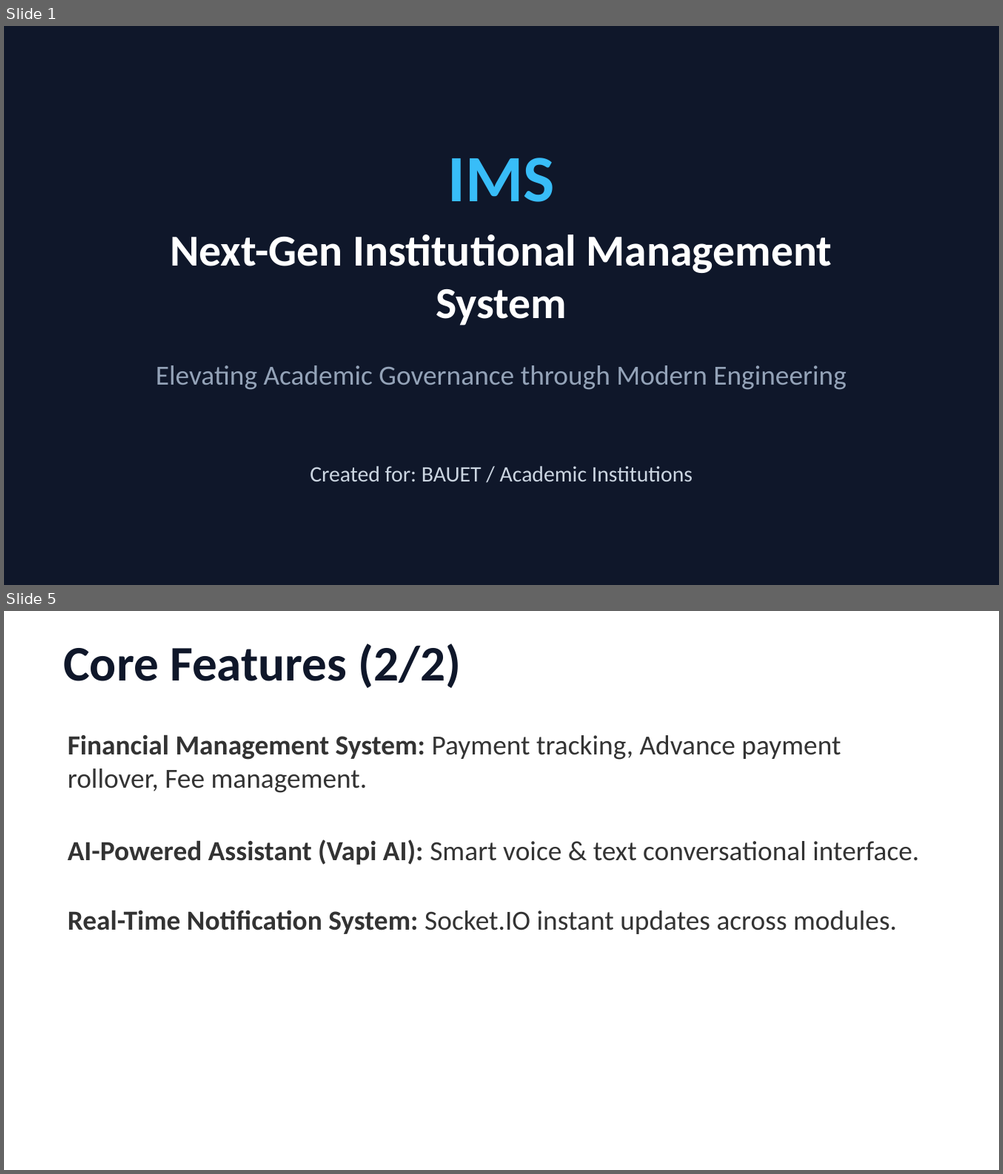
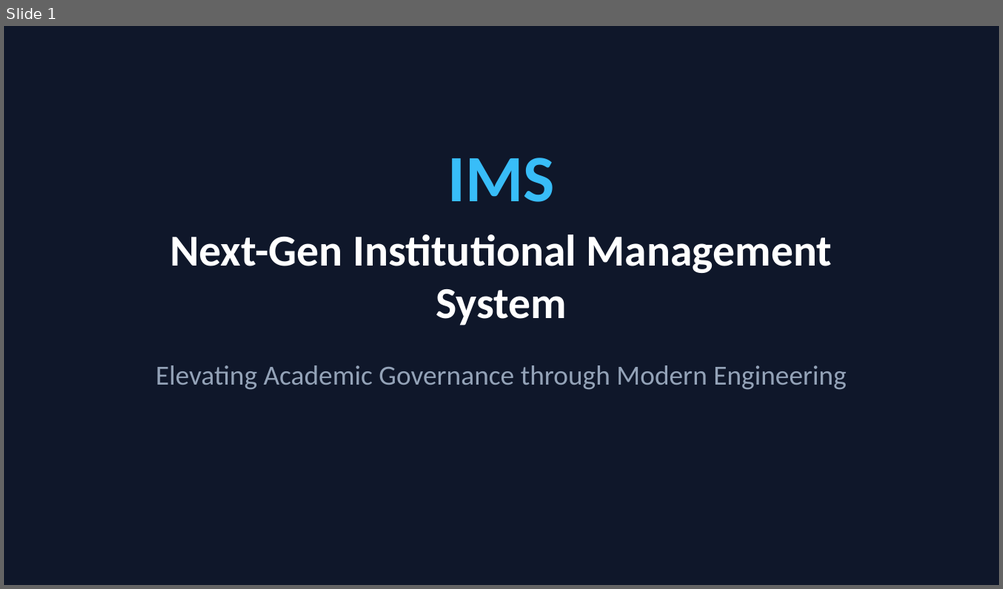
Before and after one commit to NoorAbdullah02/IMS, a slide deck: IMS_Project_Presentation.pptx. Shown one above the other, each under a label of ours: slides 1 and 5 before the commit, slide 1 after it; the slides between them are not shown. The pictures are 1003x1174 and 1003x589 pixels, drawn with LibreOffice and Linux fonts; fonts in the diff are those of the drawing. Boxes give left, top, right and bottom in pixels: in the first picture for what was removed or moved away, otherwise in the second. Text is boxed around its words. In the diff, an @@ line names an element or a change of style, - is before the commit and + after.

```diff
--- a/IMS_Project_Presentation.pptx
+++ b/IMS_Project_Presentation.pptx
@@ slide 5 removed at (4,611,999,1170), background #FFFFFF @@
@@ text removed at (63,644,461,688) @@
-Core Features (2/2)
@@ text removed at (68,735,840,793) @@
-• Financial Management System: Payment tracking, Advance payment rollover, Fee management.
@@ text removed at (68,840,919,865) @@
-• AI-Powered Assistant (Vapi AI): Smart voice & text conversational interface.
@@ text removed at (68,910,896,934) @@
-• Real-Time Notification System: Socket.IO instant updates across modules.
@@ slide 1 changed as well @@
@@ text removed at (310,466,692,482) @@
-Created for: BAUET / Academic Institutions
```
Also in this commit, not shown: 1 other slide changed, 10 slides added, 6 other slides removed, 1 other file.
